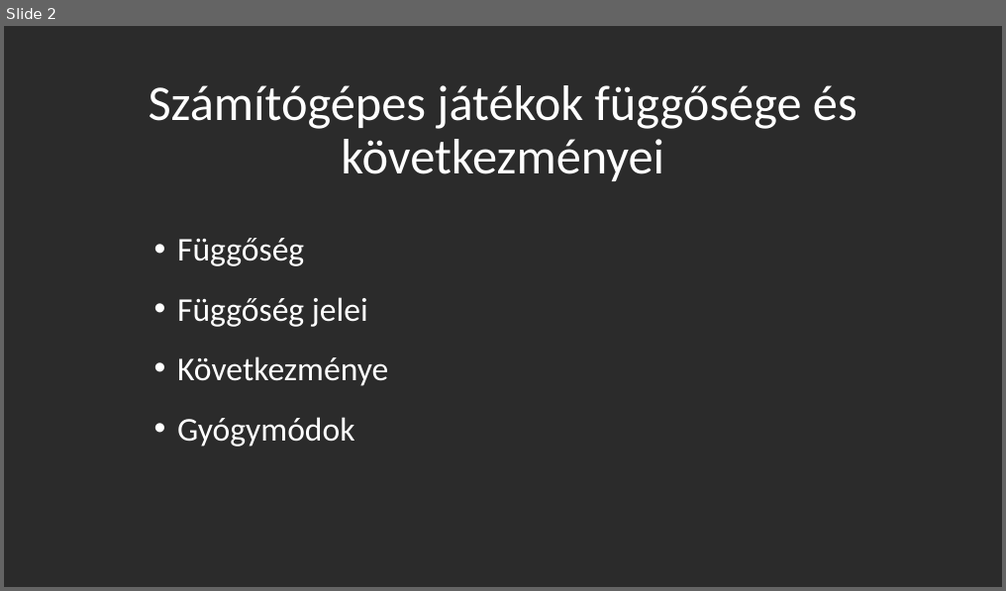
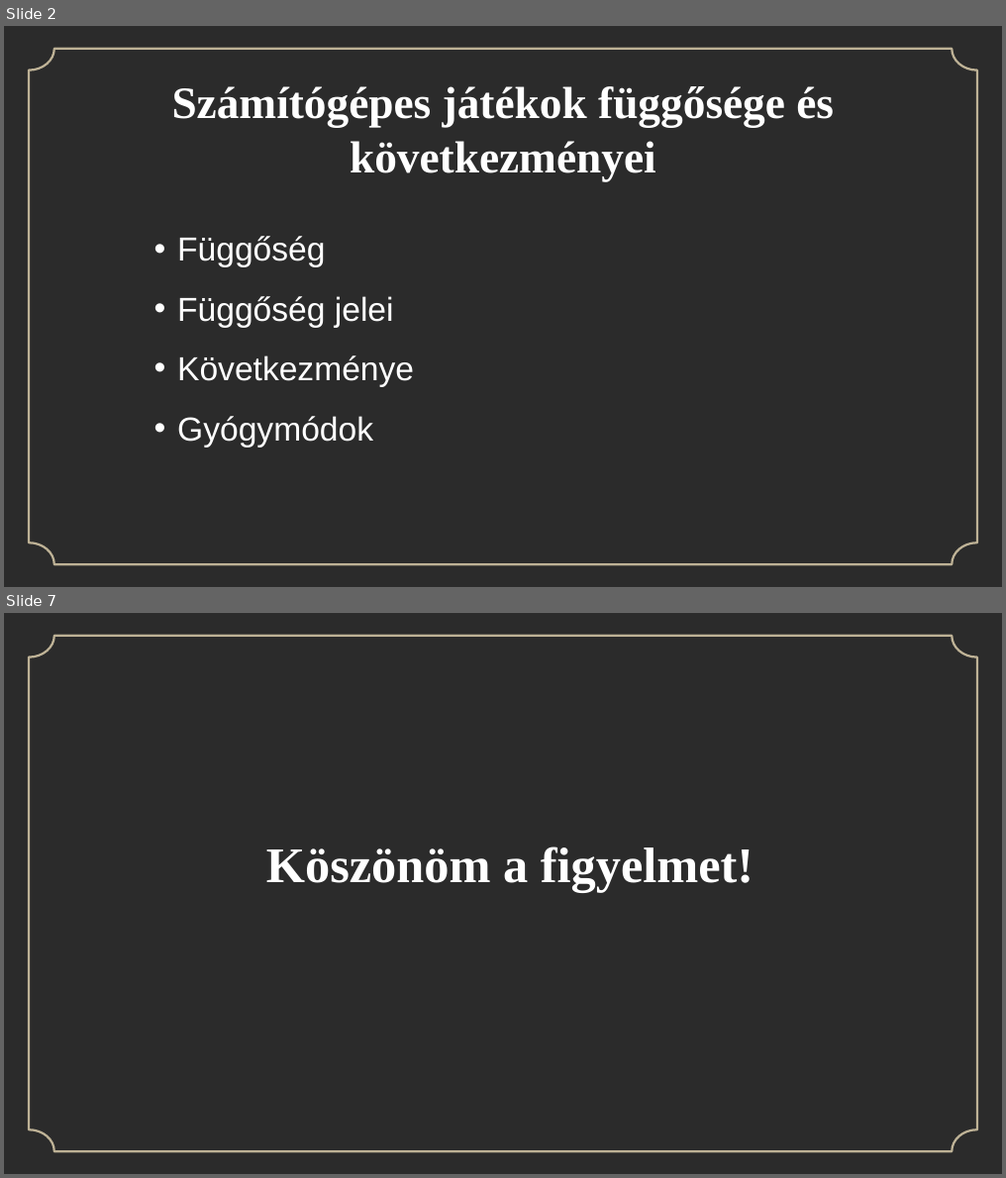
Before and after one commit to PetrooAdam/iktprojekt, a slide deck: Szenczi_Szabolc_Védés.pptx. Shown one above the other, each under a label of ours: slide 2 before the commit, slides 2 and 7 after it; the slides between them are not shown. The pictures are 1006x591 and 1006x1178 pixels, drawn with LibreOffice and Linux fonts; fonts in the diff are those of the drawing; background and template pictures are left out; a plain dark background stands for a picture behind light text. Boxes give left, top, right and bottom in pixels: in the first picture for what was removed or moved away, otherwise in the second. Text is boxed around its words. In the diff, an @@ line names an element or a change of style, - is before the commit and + after.

```diff
--- a/Szenczi_Szabolc_Védés.pptx
+++ b/Szenczi_Szabolc_Védés.pptx
@@ slide 7 added at [4, 613, 1002, 1174], background picture (left out); not listed: 1 template element that a slide beside it also shows @@
@@ title added at [266, 847, 753, 892], 48 pt, text #FFFFFF, bold @@
+Köszönöm a figyelmet!
@@ slide 2 changed as well @@
@@ freeform shape added at [29, 49, 977, 565], outline #BEB296 2.12 pt @@
@@ title "Számítógépes játékok függősége és következményei" at [172, 86, 834, 181]: size 48 to 43.2 pt, font Calibri to Times New Roman, bold on; line spacing 0.9 to 1; vertical alignment bottom to middle @@
@@ text "Függőség" at [177, 236, 414, 448]: font Calibri to Arial @@
```
Also in this commit, not shown: 1 other slide changed, 4 other slides added, 1 slide removed.
